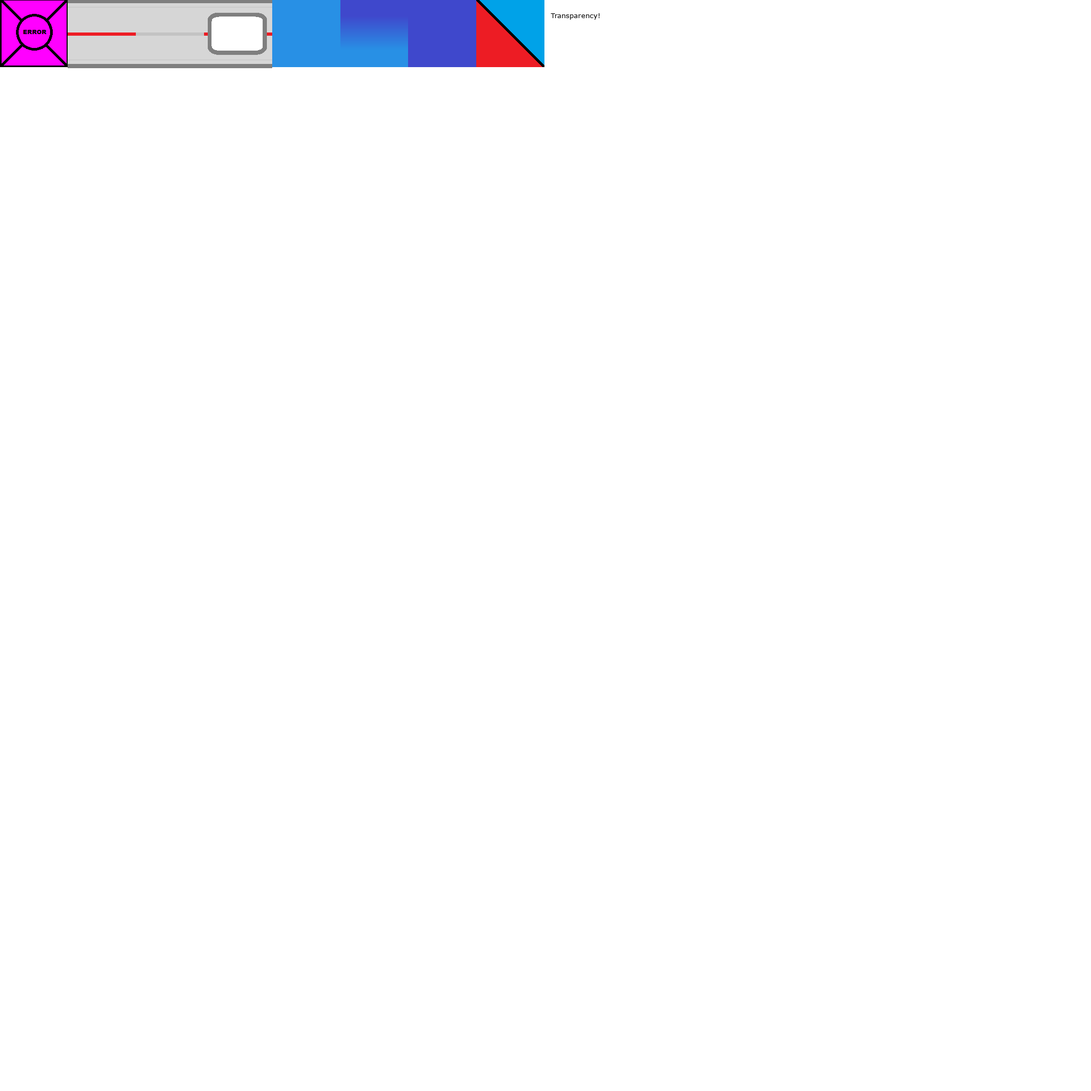
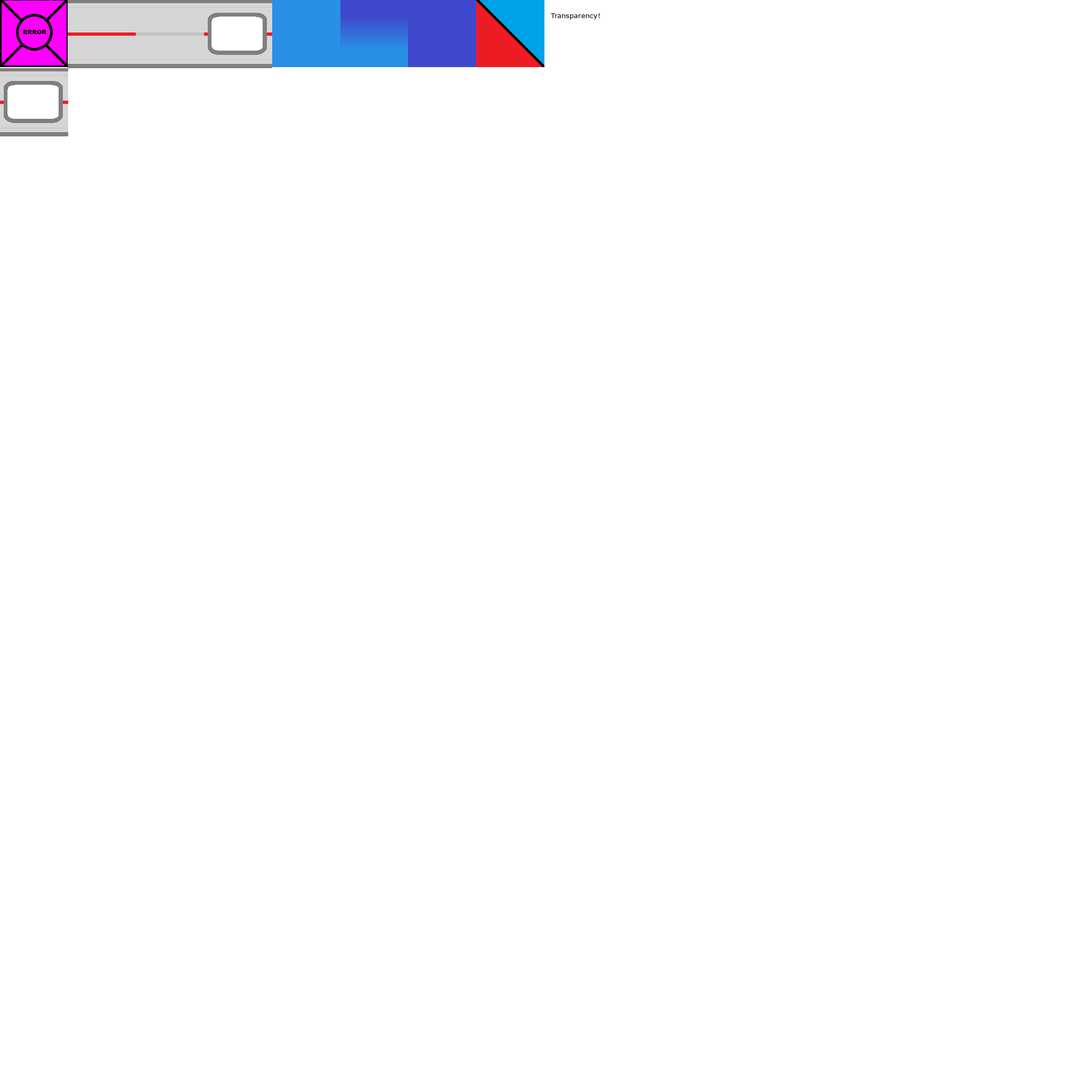
Layered file, before and after one edit (1091 x 1091). Changes by layer:
painted on "Pasted Layer #2" over [0, 68, 69, 137]
